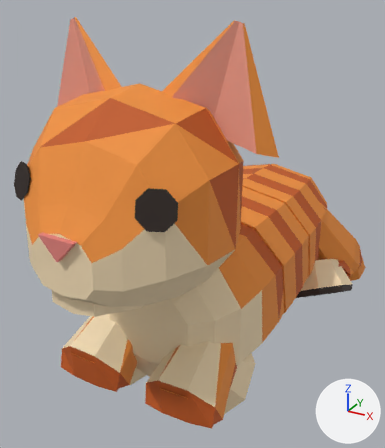
Before and after pictures for a commit that changed the FBX model art/Farm_Animals/Meshes/FMS_Cat.fbx.
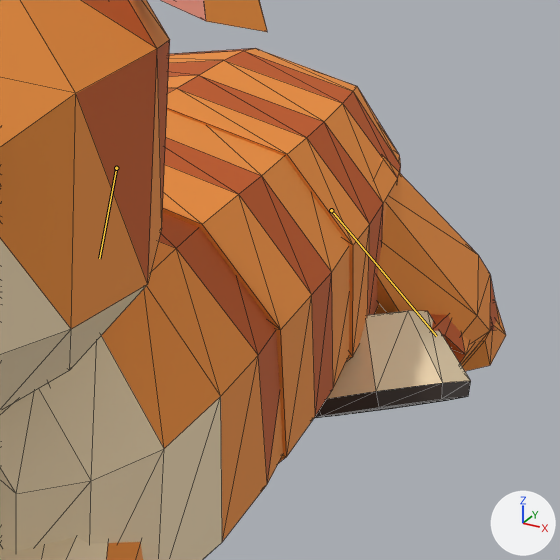
There are two pictures of each version: one whole from a 50 mm lens placed at (0.237, -0.487, 0.386), pointed at (-0.024, -0.013, 0.149), one close up on the part from 47% to 100% of the width and 33% to 78% of the height. Lighting does not change. The marker at lower right points along +X, +Y and +Z. The last two pictures show the newer version. Both versions are drawn at frame 1 of the action 'Cat_Lie_Idle'; the numbers are the values there. The bones that change are drawn over the model as lines in the close-ups. The close-ups show mesh edges as thin lines.

Objects in the first close-up: 'FMS_Cat_Ear.L', 'FMS_Cat_FrontUpper.L', 'FMS_Cat_Head', 'FMS_Cat_HindFoot.L', 'FMS_Cat_HindLower.L', 'FMS_Cat_HindUpper.L', 'FMS_Cat_Pelvis', 'FMS_Cat_Spine1', 'FMS_Cat_Spine2', 'FMS_Cat_Tail3'.
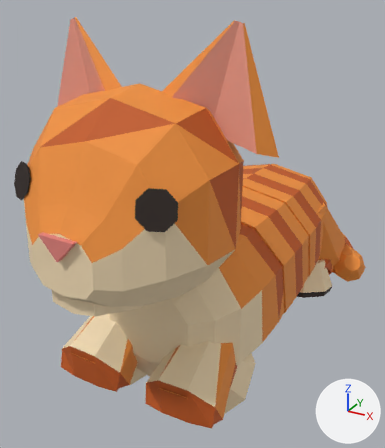
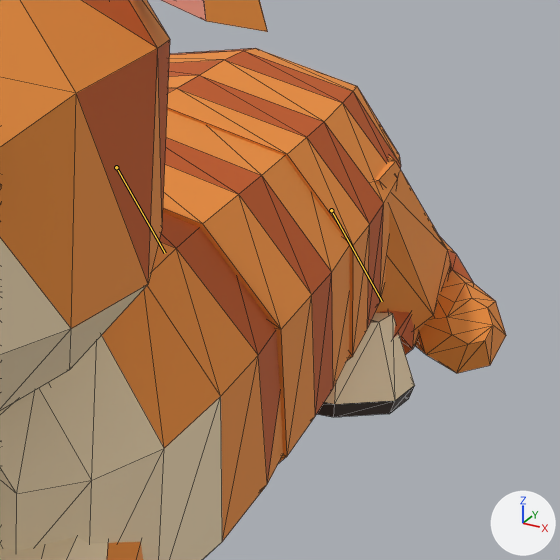
Where the change shows, as pixel boxes [x1, y1, x2, y2] in the close-ups (560 x 560 px):
```json
{"object": "FMS_Cat_Spine1", "change": "posed", "before": [163, 110, 349, 463], "after": [163, 110, 350, 463]}
{"object": "FMS_Cat_HindUpper.L", "change": "posed", "before": [375, 155, 498, 364], "after": [374, 156, 451, 333]}
{"object": "FMS_Cat_HindFoot.L", "change": "posed", "before": [315, 311, 471, 418], "after": [317, 312, 415, 417]}
{"bone": "HindUpper.L", "before": "(331, 210) to (436, 336)", "after": "(331, 210) to (382, 301)"}
{"bone": "HindUpper.R", "before": "(116, 168) to (99, 258)", "after": "(116, 167) to (165, 253)"}
```

Edits to the scene script, one JSON object a line:
```json
{"block": "bone_hindupper_l", "where": "bone_hindupper_l = bpy.data.objects['Rig'].pose.bones['HindUpper.L']  # child of 'Pelvis'"}
{"op": "set", "path": "bone_hindupper_l.rotation_quaternion", "old": "(0.931, 0.294, -0.065, -0.206)", "new": "(0.923, 0.382, -0.017, -0.04)", "note": "degrees (35, 0, -25) -> degrees (45, 0, -5)"}
{"block": "bone_hindupper_r", "where": "bone_hindupper_r = bpy.data.objects['Rig'].pose.bones['HindUpper.R']  # child of 'Pelvis'"}
{"op": "set", "path": "bone_hindupper_r.rotation_quaternion", "old": "(0.931, 0.294, 0.065, 0.206)", "new": "(0.923, 0.382, 0.017, 0.04)", "note": "degrees (35, 0, 25) -> degrees (45, 0, 5)"}
```
